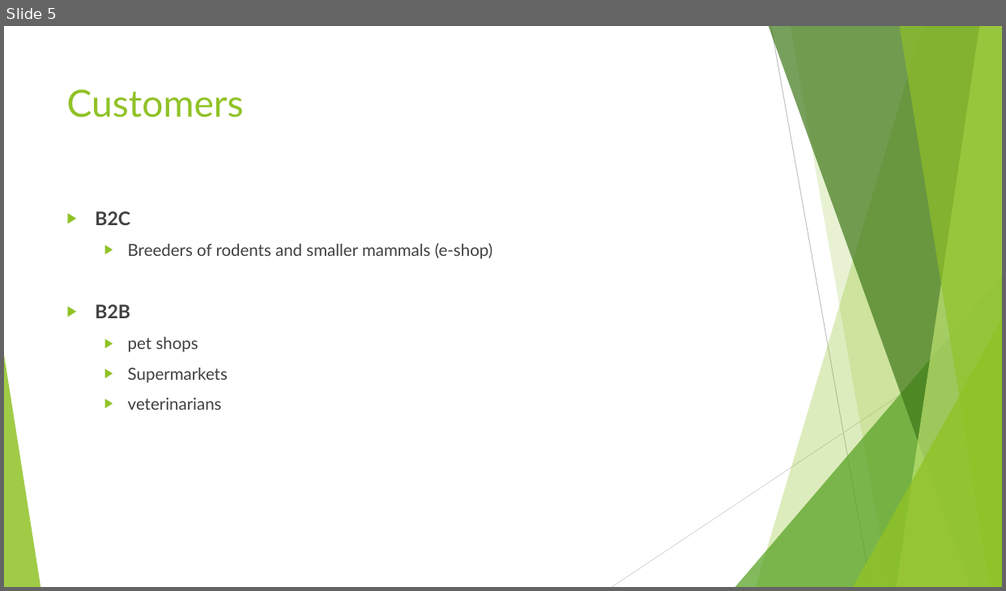
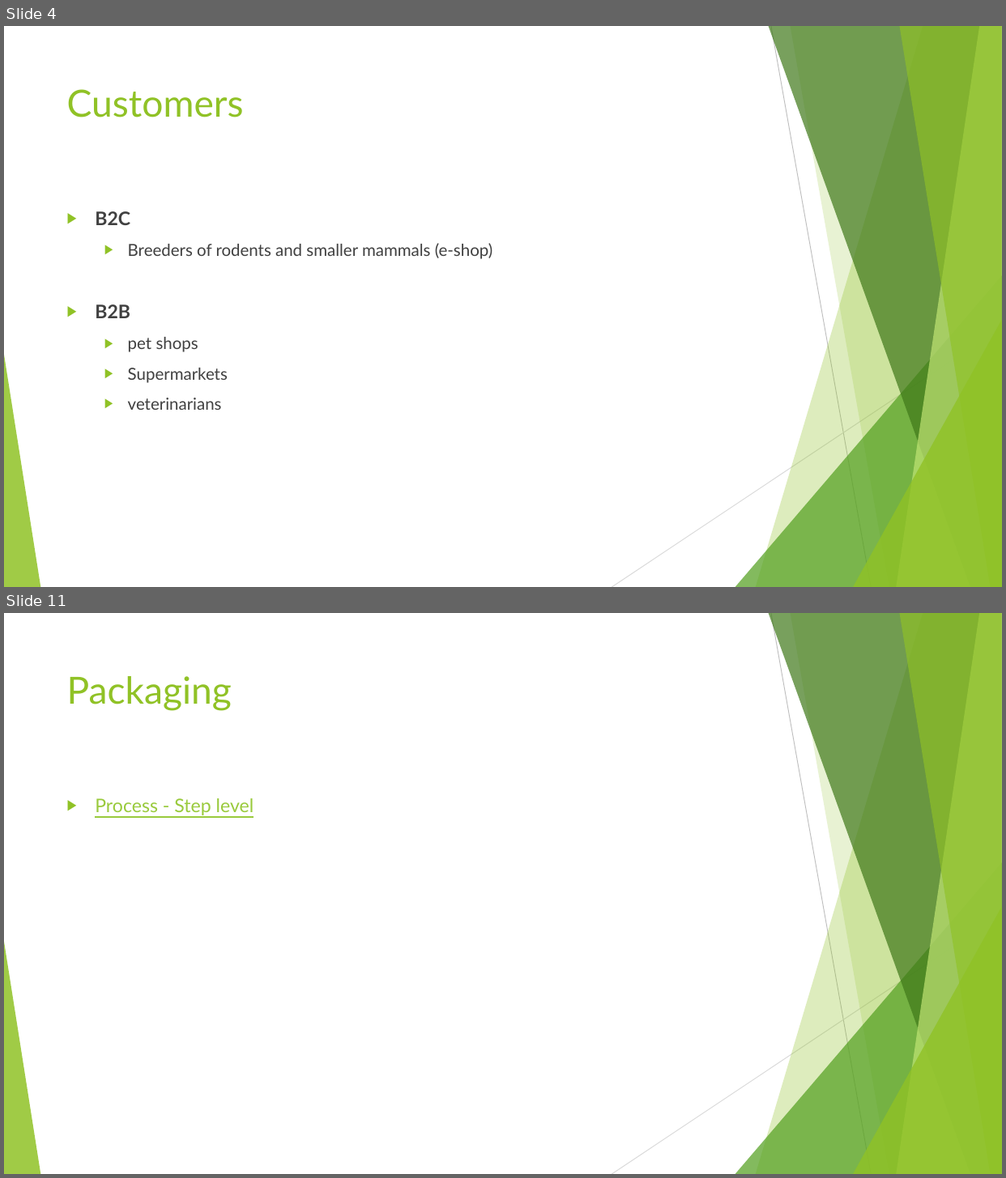
Before and after one commit to 4IT531/pet_food_manufacturing_company, a slide deck: presentation/16.11_presentation.pptx. Shown one above the other, each under a label of ours: slide 5 before the commit, slides 4 and 11 after it; the slides between them are not shown. The pictures are 1006x591 and 1006x1178 pixels, drawn with LibreOffice and Linux fonts; fonts in the diff are those of the drawing. Boxes give left, top, right and bottom in pixels: in the first picture for what was removed or moved away, otherwise in the second. Text is boxed around its words. In the diff, an @@ line names an element or a change of style, - is before the commit and + after.

```diff
--- a/presentation/16.11_presentation.pptx
+++ b/presentation/16.11_presentation.pptx
@@ slide 11 added at [4, 613, 1002, 1174], background #FFFFFF; not listed: 10 template elements that a slide beside it also shows @@
@@ title added at [67, 676, 232, 711], 36 pt, text #90C226 @@
+Packaging
@@ text added at [95, 798, 254, 815], 18 pt, text #99CA3C, underline @@
+▶ Process - Step level
@@ what was slide 5 is now slide 4 @@
```
Also in this commit, not shown: 5 slides changed, 3 other slides added, 1 slide removed, 43 other files.
